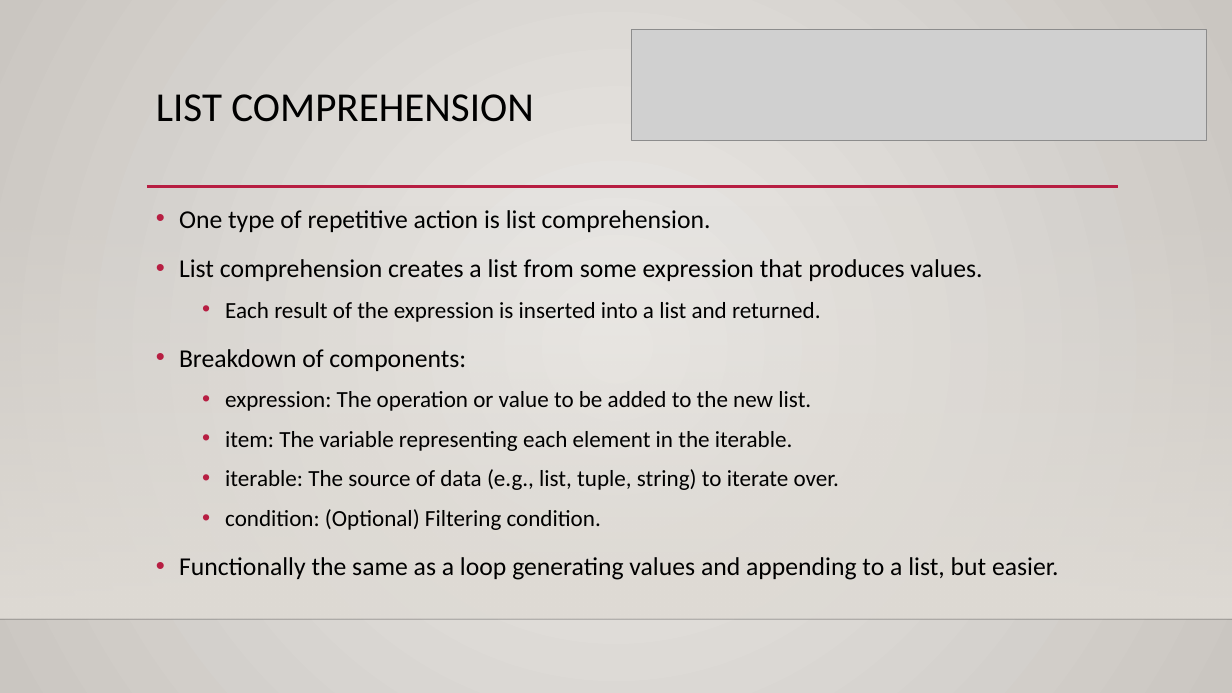
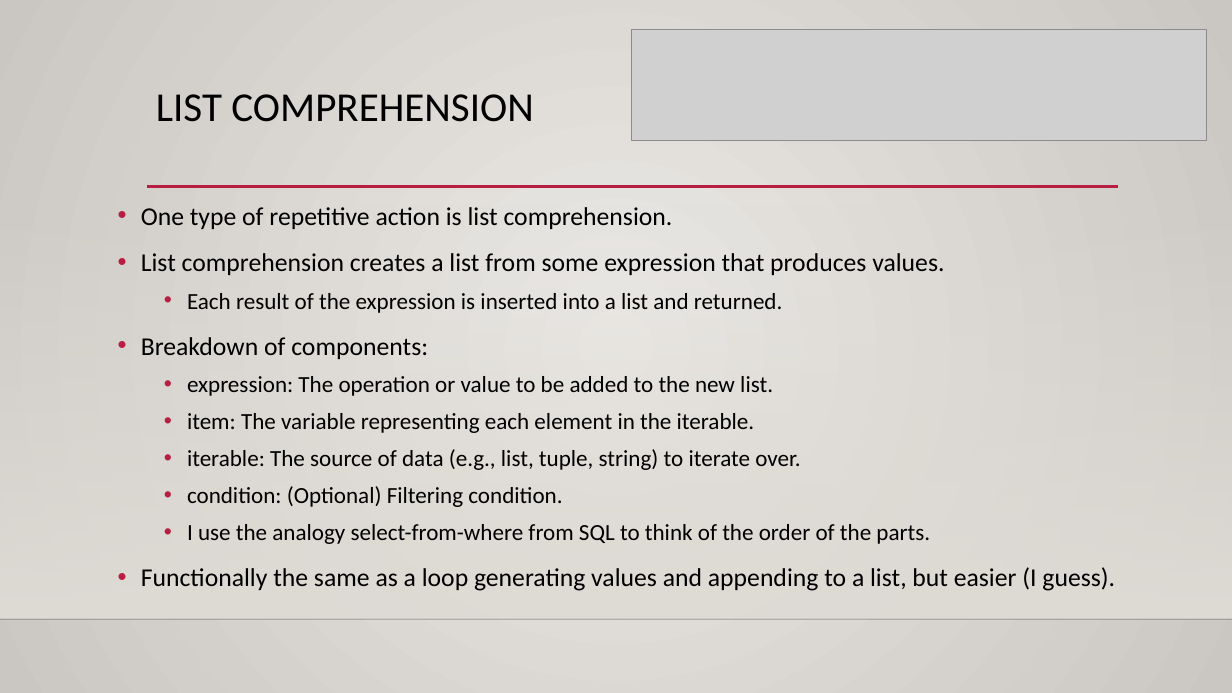
Before and after one commit to AkeemSemperDataScience/Programming_Basics_for_Machine_Learning_Students, a slide deck: slide 4 of reference_material/slides/014_bulk_actions.pptx. Drawn at 1232x693 pixels with LibreOffice and Linux fonts; fonts in the diff are those of the drawing; grey boxes stand for pictures; background and template pictures are left out. Boxes give left, top, right and bottom in pixels: in the first picture for what was removed or moved away, otherwise in the second. Text is boxed around its words. In the diff, an @@ line names an element or a change of style, - is before the commit and + after.

```diff
--- a/reference_material/slides/014_bulk_actions.pptx
+++ b/reference_material/slides/014_bulk_actions.pptx
@@ text "One type of repetitive action ...": place and size @@
-text "One type of repetitive action ..." at [179,210,1059,580]
+text "One type of repetitive action ..." at [141,207,1115,591]
@@ text at [141,207,944,507]: line spacing 1.2 to 1.1 @@
@@ text at [141,524,1115,591]: text changed @@
-• Functionally the same as a loop generating values and appending to a list, but easier.
+  • I use the analogy select-from-where from SQL to think of the order of the parts.
+• Functionally the same as a loop generating values and appending to a list, but easier (I guess).
```
Also in this commit, not shown: 3 other slides changed, 3 slides added, 7 other files.
